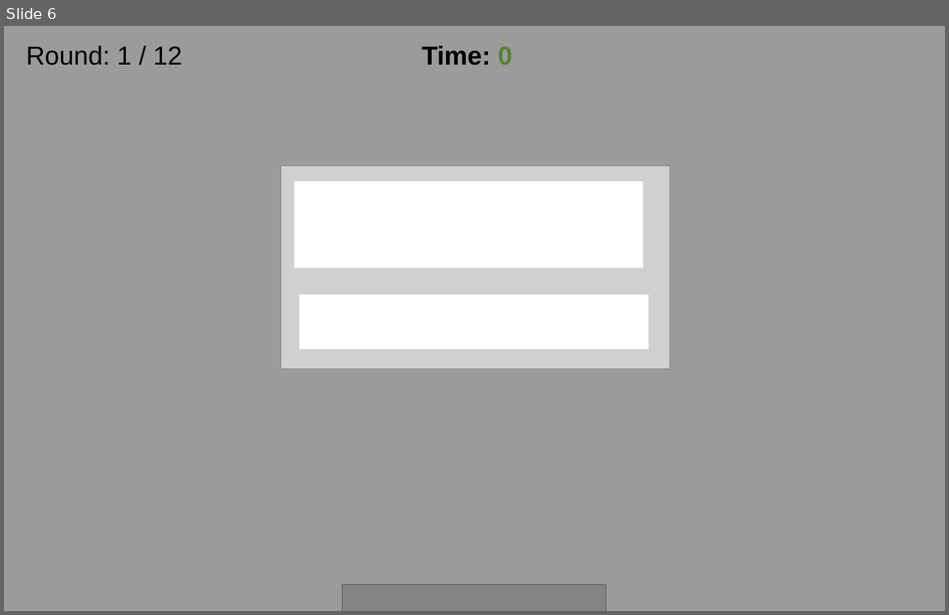
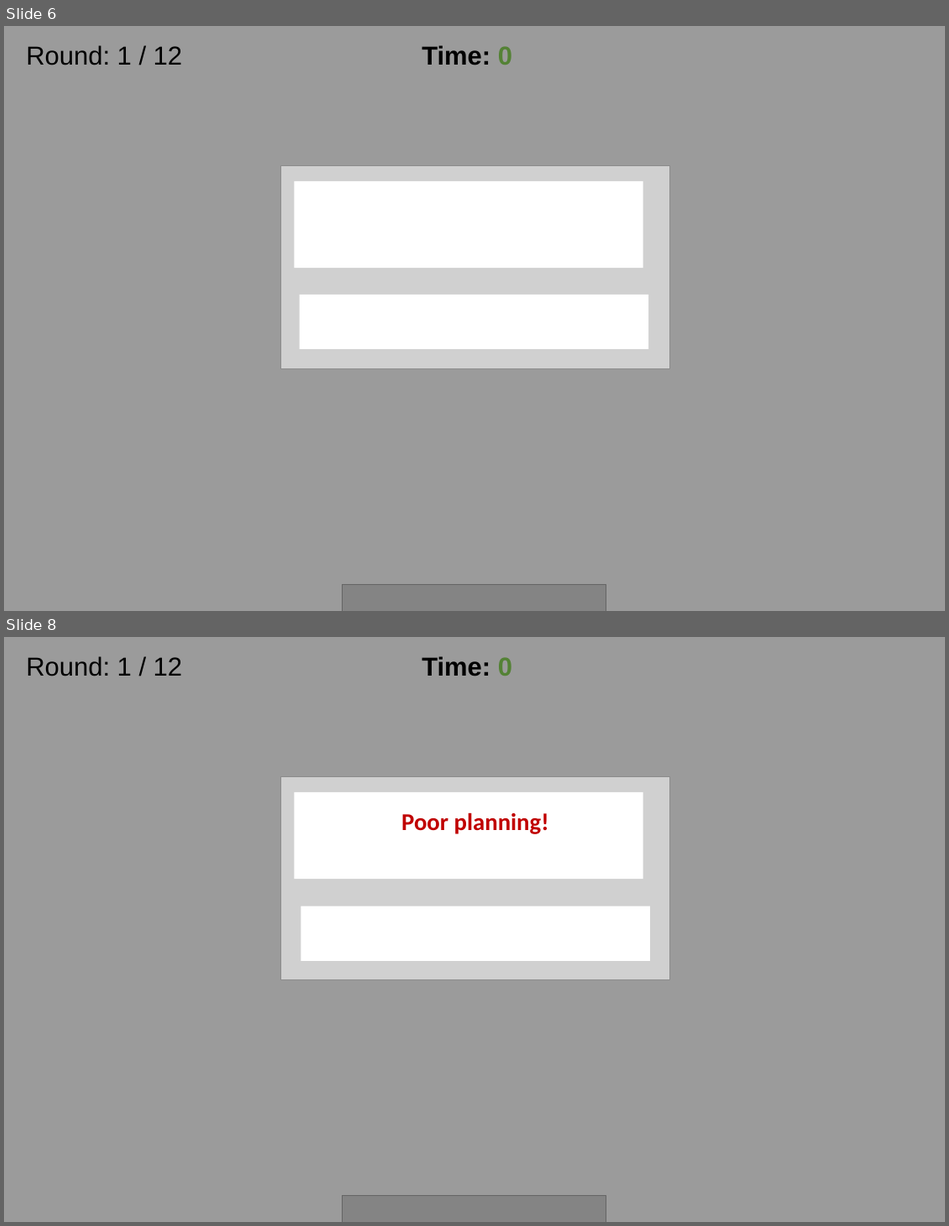
Before and after one commit to RationalityEnhancement/MCRL, a slide deck: experiments/exp1/static/images/$0.01/task_images.pptx. Shown one above the other, each under a label of ours: slide 6 before the commit, slides 6 and 8 after it; the slides between them are not shown. The pictures are 949x615 and 949x1226 pixels, drawn with LibreOffice and Linux fonts; fonts in the diff are those of the drawing; grey boxes stand for pictures; background and template pictures are left out. Boxes give left, top, right and bottom in pixels: in the first picture for what was removed or moved away, otherwise in the second. Text is boxed around its words. In the diff, an @@ line names an element or a change of style, - is before the commit and + after.

```diff
--- a/experiments/exp1/static/images/$0.01/task_images.pptx
+++ b/experiments/exp1/static/images/$0.01/task_images.pptx
@@ slide 8 added at [4,637,945,1222], background picture (left out) @@
@@ rectangle added at [4,637,150,697], fill #FFFFFF @@
@@ rectangle added at [4,637,945,1222], fill #404040 at 52% opacity @@
@@ text added at [26,656,182,676], 28 pt, text #000000 @@
+Round: 1 / 12
@@ text added at [421,656,512,676], 28 pt, text #000000, bold @@
+Time: 0
@@ picture added at [281,776,669,981] @@
@@ rectangle added at [295,792,644,879], fill #FFFFFF, 20.5 pt, text #FFFFFF @@
+BaB
@@ text added at [401,813,549,834], 26 pt, text #C00000, bold @@
+Poor planning!
@@ rectangle added at [301,907,651,961], fill #FFFFFF, 20.5 pt, text #FFFFFF @@
+BaB
@@ rectangle added at [4,1195,945,1222], fill #FFFFFF @@
@@ picture added at [342,1196,605,1222] @@
```
Also in this commit, not shown: 1 other slide added, 6 other files.
